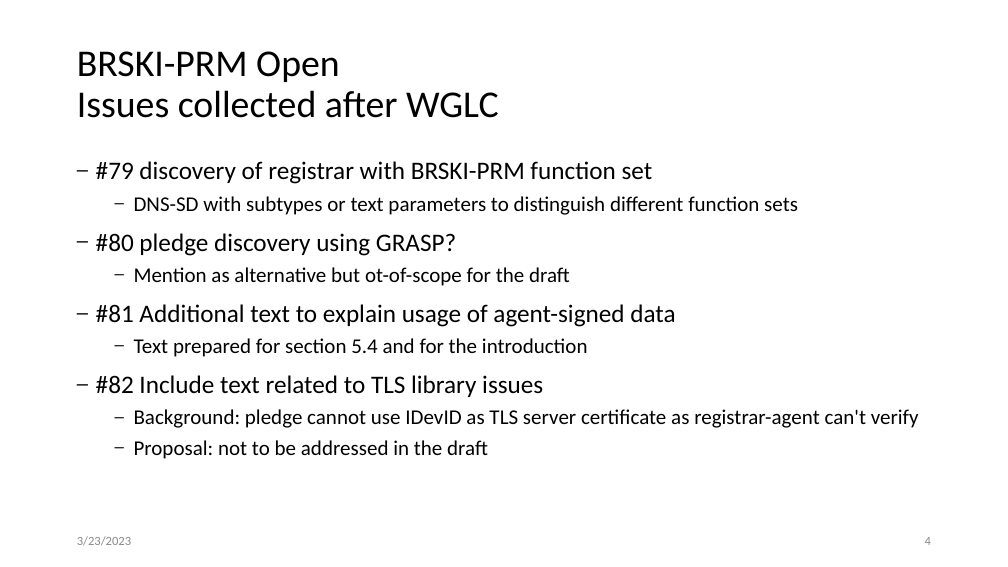
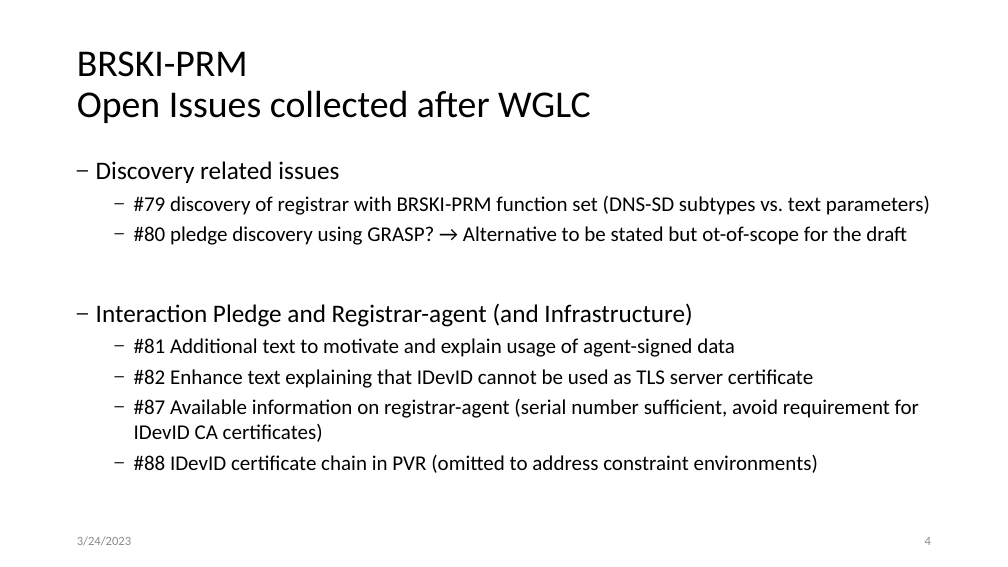
Before and after one commit to anima-wg/anima-brski-prm, a slide deck: slide 4 of presentations/slides-116-anima-update-brski-with-pledge-in-responder-mode-brski-prm.pptx. Drawn at 1008x567 pixels with LibreOffice and Linux fonts; fonts in the diff are those of the drawing. Boxes give left, top, right and bottom in pixels: in the first picture for what was removed or moved away, otherwise in the second. Text is boxed around its words. In the diff, an @@ line names an element or a change of style, - is before the commit and + after.

Commit message:
Updated open issues on slides

```diff
--- a/presentations/slides-116-anima-update-brski-with-pledge-in-responder-mode-brski-prm.pptx
+++ b/presentations/slides-116-anima-update-brski-with-pledge-in-responder-mode-brski-prm.pptx
@@ title "BRSKI-PRM Open Issues collected after ..." rewrapped from box(77, 51, 499, 118) to box(77, 51, 591, 123) @@
@@ text at box(96, 161, 930, 473): text changed @@
-– #79 discovery of registrar with BRSKI-PRM function set
-  – DNS-SD with subtypes or text parameters to distinguish different function sets
-– #80 pledge discovery using GRASP?
-  – Mention as alternative but ot-of-scope for the draft
-– #81 Additional text to explain usage of agent-signed data
-  – Text prepared for section 5.4 and for the introduction
-– #82 Include text related to TLS library issues
-  – Background: pledge cannot use IDevID as TLS server certificate as registrar-agent can't verify
-  – Proposal: not to be addressed in the draft
+– Discovery related issues
+  – #79 discovery of registrar with BRSKI-PRM function set (DNS-SD subtypes vs. text parameters)
+  – #80 pledge discovery using GRASP? → Alternative to be stated but ot-of-scope for the draft
+– Interaction Pledge and Registrar-agent (and Infrastructure)
+  – #81 Additional text to motivate and explain usage of agent-signed data
+  – #82 Enhance text explaining that IDevID cannot be used as TLS server certificate
+  – #87 Available information on registrar-agent (serial number sufficient, avoid requirement for IDevID CA certificates)
+  – #88 IDevID certificate chain in PVR (omitted to address constraint environments)
@@ text at box(77, 536, 131, 546): text changed @@
-3/23/2023
+3/24/2023
```
Also in this commit, not shown: 4 other slides changed, 1 other file.
